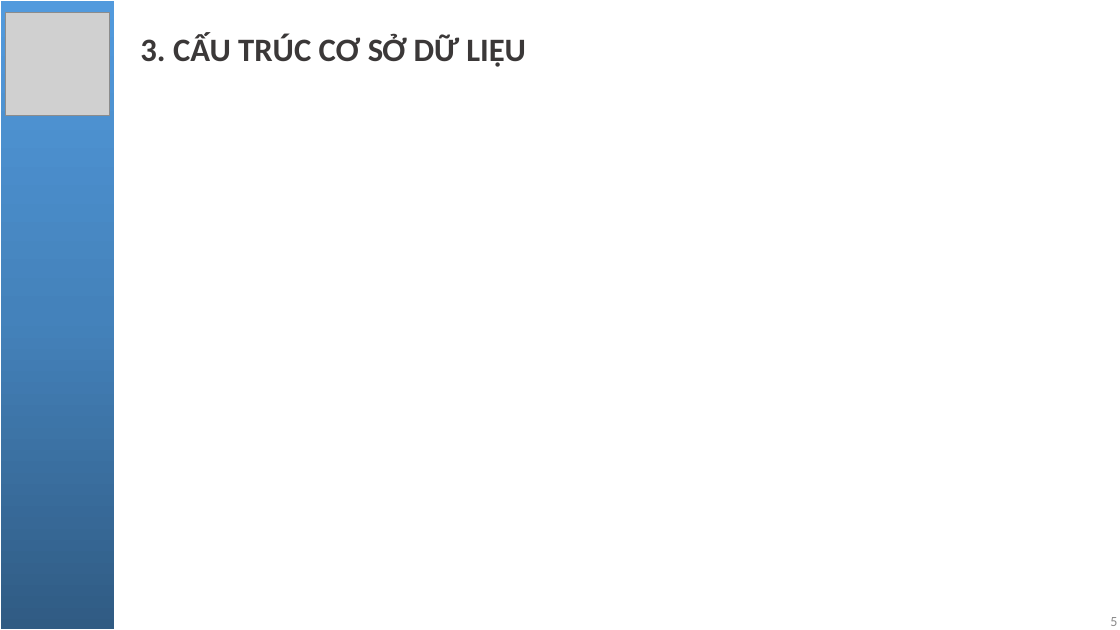
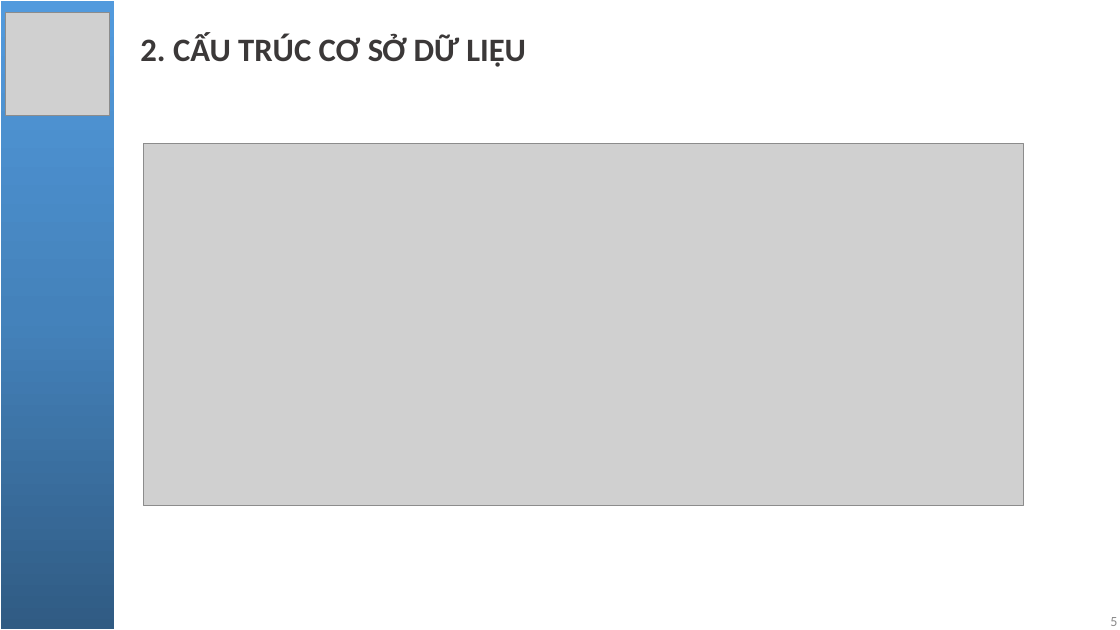
Before and after one commit to NgoQuocBao1010/PHP-Spotify-Clone, a slide deck: slide 5 of pptReport/Báo cáo đồ án.pptx. Drawn at 1120x630 pixels with LibreOffice and Linux fonts; fonts in the diff are those of the drawing; grey boxes stand for pictures. Boxes give left, top, right and bottom in pixels: in the first picture for what was removed or moved away, otherwise in the second. Text is boxed around its words. In the diff, an @@ line names an element or a change of style, - is before the commit and + after.

```diff
--- a/pptReport/Báo cáo đồ án.pptx
+++ b/pptReport/Báo cáo đồ án.pptx
@@ subtitle at [140, 34, 526, 67]: text changed @@
-3. CẤU TRÚC CƠ SỞ DỮ LIỆU
+2. CẤU TRÚC CƠ SỞ DỮ LIỆU
@@ picture added at [143, 144, 1023, 506] @@
```
Also in this commit, not shown: 17 other slides changed, 3 slides added, 1 slide removed.
